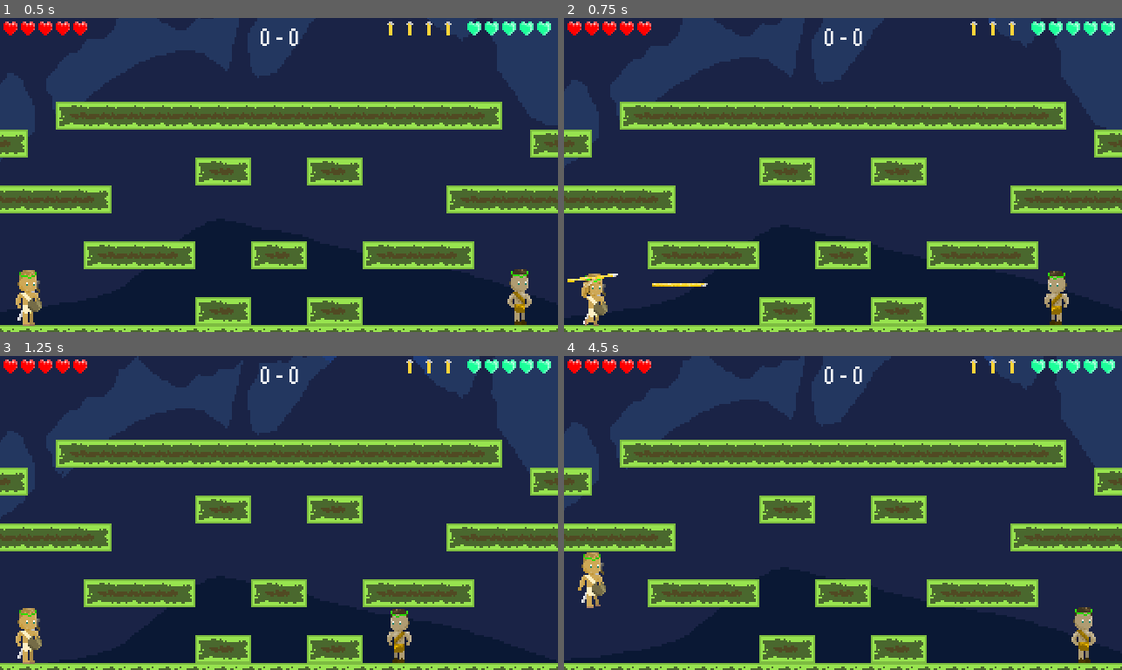
Above: before the commit, frames 1-4 (two rows, left to right).
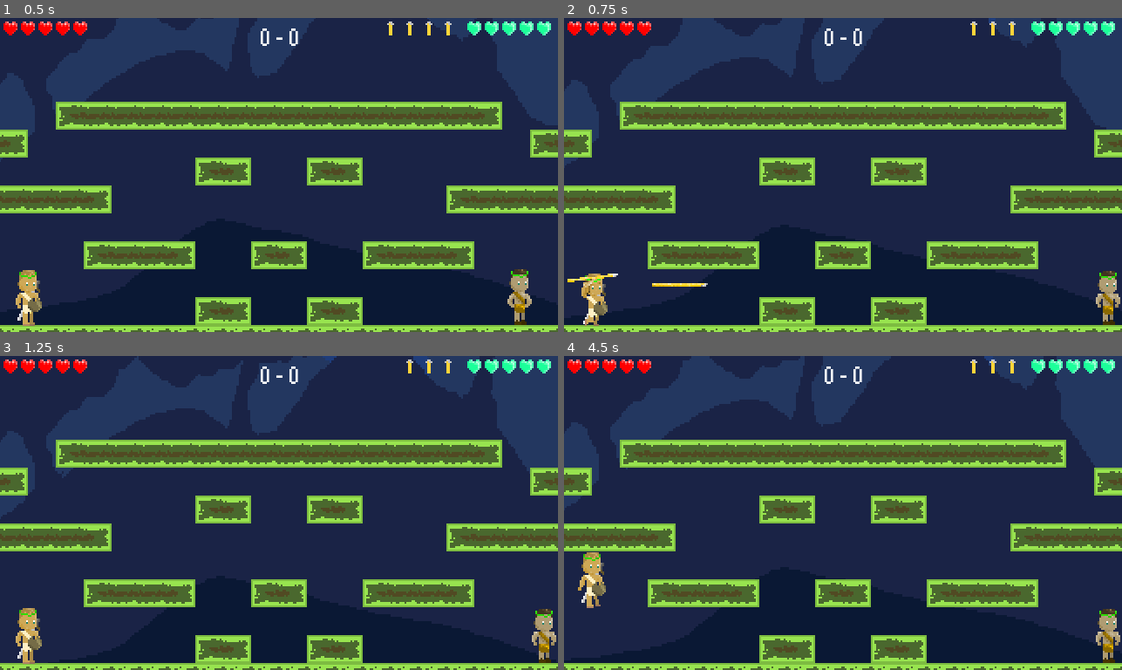
Above: after the commit, the same moments.

Repository: m4tthw-xu/Prometheus
Game: Godot game, scene res://Multiplayer.tscn
Two runs of this game, one before a commit and one after it. Both use one fixed random seed, a clock stepped at 60 frames per second and the inputs below. This scene is started directly instead of the project's main scene.
Inputs (mouse positions are in pixels of both pictures, inside the frame that each line leads up to):
- Up to frame 1 (0.5 s): no input
- Up to frame 2 (0.75 s): tap Enter at 0.5 s; hold Right (ui_right_arrow, bound only after the commit) from 0.53 s (still down); hold L (ui_l) from 0.53 s (still down); tap C (ui_c) at 0.6 s
- Up to frame 3 (1.25 s): keep holding Right (ui_right_arrow, bound only after the commit); keep holding L (ui_l); tap Space (ui_accept) at 0.77, 1.07 s
- Up to frame 4 (4.5 s): release L (ui_l) at 1.28 s; tap L (ui_l) at 1.35 s; tap Space (ui_accept) at 1.52, 1.82, 3.05, 4.35 s; tap P (ui_p) at 1.55 s; release Right (ui_right_arrow, bound only after the commit) at 2 s; click (681, 513) at 2 s; hold Left (ui_left_arrow, bound only after the commit) 2.78-3.5 s; hold P (ui_p) 2.78-3.5 s; click (681, 513) at 3.5 s; hold Right (ui_right_arrow, bound only after the commit) from 4.28 s (still down)

Frame 1 is identical in both runs. In frame 2, 0.9% of the frame differs, in the area x 86-100%, y 80-98%; in frame 3, 0.9%; in frame 4, 1.0%, in the area x 90-100%, y 80-98%.

Commit message:
Updated README

Diff:
--- a/Prometheus/Player.gd
+++ b/Prometheus/Player.gd
@@ -114,7 +114,7 @@
 		$CanvasLayer/PlayerStats/heart5.position.y = 6
 		$CanvasLayer/PlayerStats/HBoxContainer.visible = false
 
-	print(get_tree().get_current_scene().name)
+
 	if get_tree().get_current_scene().name.find("Gaea") != -1:
 		$Camera2D.limit_top = 0
 
@@ -213,7 +213,7 @@
 
 		# player can only attack after shooting animation completes
 		if Input.is_action_just_pressed("ui_c") && MasterData.spear_charges != 0:
-			print(MasterData.spear_charges)
+			#print(MasterData.spear_charges)
 			if $AnimatedSprite.animation != "sword" and spear_delay == false:
 				is_attacking = true
 				spear_delay = true
--- a/Prometheus/Player2.gd
+++ b/Prometheus/Player2.gd
@@ -72,7 +72,7 @@
 
 		# running left and right animations and mechanics
 		# will not flip direction of sprite until the attack animation is done
-		if Input.is_action_pressed("ui_'") and !Input.is_action_pressed("ui_l"):
+		if Input.is_action_pressed("ui_right_arrow") and !Input.is_action_pressed("ui_left_arrow"):
 
 			_time_process()
 
@@ -91,9 +91,9 @@
 			if is_attacking == false:
 				$AnimatedSprite.play("run")
 
-			if !Input.is_action_pressed("ui_'"):
+			if !Input.is_action_pressed("ui_right_arrow"):
 				_ready()
-		elif Input.is_action_pressed("ui_l") and !Input.is_action_pressed("ui_'"):
+		elif Input.is_action_pressed("ui_left_arrow") and !Input.is_action_pressed("ui_right_arrow"):
 			_time_process()
 
 			modspeed = (time_elapsed / 12)
@@ -109,9 +109,9 @@
 			if is_attacking == false:
 				$AnimatedSprite.play("run")
 
-			if !Input.is_action_pressed("ui_l"):
+			if !Input.is_action_pressed("ui_left_arrow"):
 				_ready()
-		elif !Input.is_action_pressed("ui_l") and !Input.is_action_pressed("ui_'"):
+		elif !Input.is_action_pressed("ui_left_arrow") and !Input.is_action_pressed("ui_right_arrow"):
 			velocity.x = 0
 			if on_ground == true:
 				if is_attacking == false:
@@ -125,7 +125,7 @@
 				$AnimatedSprite.flip_h = true
 
 		# jump mechanics
-		if Input.is_action_pressed("ui_p"): #ui_accept is the space bar or enter bar
+		if Input.is_action_pressed("ui_up_arrow"): #ui_accept is the space bar or enter bar
 			if on_ground == true:
 				velocity.y = JUMP_POWER
 				on_ground = false
@@ -157,9 +157,9 @@
 			current_speed = 0
 		else:
 			on_ground = false
-			if direction == "left" and !Input.is_action_pressed("ui_'"):
+			if direction == "left" and !Input.is_action_pressed("ui_right_arrow"):
 				velocity.x = current_speed / 1.5
-			elif direction == "right" and !Input.is_action_pressed("ui_l"):
+			elif direction == "right" and !Input.is_action_pressed("ui_left_arrow"):
 				velocity.x = current_speed / 1.5
 			if velocity.y <0:
 				if is_attacking == false:
--- a/Prometheus/project.godot
+++ b/Prometheus/project.godot
@@ -130,6 +130,21 @@
 "events": [ Object(InputEventKey,"resource_local_to_scene":false,"resource_name":"","device":0,"alt":false,"shift":false,"control":false,"meta":false,"command":false,"pressed":false,"scancode":0,"physical_scancode":86,"unicode":0,"echo":false,"script":null)
  ]
 }
+ui_left_arrow={
+"deadzone": 0.5,
+"events": [ Object(InputEventKey,"resource_local_to_scene":false,"resource_name":"","device":0,"alt":false,"shift":false,"control":false,"meta":false,"command":false,"pressed":false,"scancode":0,"physical_scancode":16777231,"unicode":0,"echo":false,"script":null)
+ ]
+}
+ui_right_arrow={
+"deadzone": 0.5,
+"events": [ Object(InputEventKey,"resource_local_to_scene":false,"resource_name":"","device":0,"alt":false,"shift":false,"control":false,"meta":false,"command":false,"pressed":false,"scancode":0,"physical_scancode":16777233,"unicode":0,"echo":false,"script":null)
+ ]
+}
+ui_up_arrow={
+"deadzone": 0.5,
+"events": [ Object(InputEventKey,"resource_local_to_scene":false,"resource_name":"","device":0,"alt":false,"shift":false,"control":false,"meta":false,"command":false,"pressed":false,"scancode":0,"physical_scancode":16777232,"unicode":0,"echo":false,"script":null)
+ ]
+}
 
 [layer_names]
 
Not shown, changed: README.md
